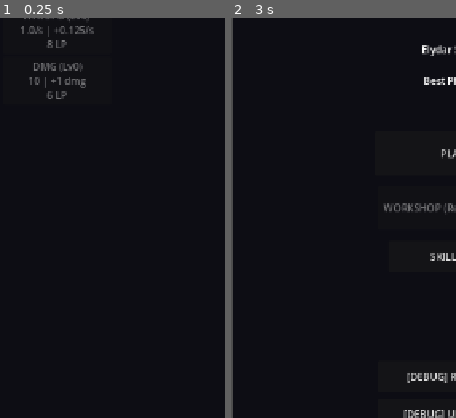
Above: before the commit, frames 1-2 (left to right).
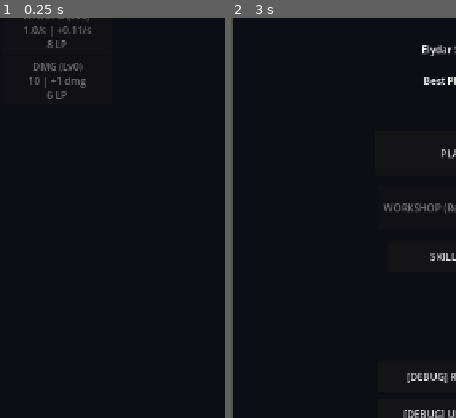
Above: after the commit, the same moments.

Repository: elydarstudio/Base_Defence
Game: Godot game, scene res://Scenes/workshop.tscn
Same seed, same stepped clock (60 frames per second), same inputs: the game is played once before the commit and once after it. This scene is started directly instead of the project's main scene. Sound files missing from this copy of the repository are replaced by a short silence.
Inputs:
- Up to frame 1 (0.25 s): no input
- Up to frame 2 (3 s): click "CORE UPGRADES" at 0.5 s; click "CORE UPGRADES" at 1.25 s; click "CORE UPGRADES" at 2 s; click "MAIN MENU" at 2.75 s
The pictures show only the part of the screen within x 0-50%, y 20-70%; the shares and areas given below are measured in that part.

The runs differ from the first frame. In frame 1, 0.4% of the frame differs, in the area x 9-42%, y 2-5%; in frame 2, nothing differs.

Commit message:
Working on attack speed scaling with Pulse, not finished

Diff:
--- /dev/null
+++ b/base-defence/Scenes/pulse.gd
@@ -0,0 +1,56 @@
+extends Node2D
+
+var radius: float = 0.0
+var max_radius: float = 400.0
+var expand_speed: float = 200.0
+var damage: float = 10.0
+var base_node: Node = null
+var main_node: Node = null
+var bleed_damage: float = 0.0
+var is_rapidfire: bool = false
+var is_crit: bool = false
+var hit_enemies: Array = []
+
+func setup(spd: float, dmg: float, max_rad: float, b: Node, mn: Node, crit: bool, rapidfire: bool, bleed: float):
+	expand_speed = spd
+	damage = dmg
+	max_radius = max_rad
+	base_node = b
+	main_node = mn
+	is_crit = crit
+	is_rapidfire = rapidfire
+	bleed_damage = bleed
+
+func _process(delta):
+	radius += expand_speed * delta
+	_check_hits()
+	queue_redraw()
+	if radius >= max_radius:
+		_dissolve()
+
+func _check_hits():
+	var enemies = get_tree().get_nodes_in_group("enemies")
+	for e in enemies:
+		if e in hit_enemies:
+			continue
+		if not is_instance_valid(e):
+			continue
+		var dist = global_position.distance_to(e.global_position)
+		if dist <= radius:
+			hit_enemies.append(e)
+			var type = "crit" if is_crit else "normal"
+			e.take_damage(damage, type)
+			if bleed_damage > 0.0:
+				e.apply_bleed(bleed_damage, is_crit)
+			MechanicsManager.register_hit(e)
+
+func _draw():
+	# Pulse ring
+	var alpha = 1.0 - (radius / max_radius)
+	draw_arc(Vector2.ZERO, radius, 0, TAU, 64, Color(0.2, 0.5, 1.0, alpha), 2.0)
+	# Aura — permanent ring at max radius, very faint
+	draw_arc(Vector2.ZERO, max_radius, 0, TAU, 64, Color(0.2, 0.5, 1.0, 0.08), 1.5)
+
+func _dissolve():
+	# Spawn particles at edge — visual polish placeholder for now
+	queue_free()
--- /dev/null
+++ b/base-defence/Scenes/pulse.tscn
@@ -0,0 +1,6 @@
+[gd_scene format=3 uid="uid://cvo53e06irxiu"]
+
+[ext_resource type="Script" uid="uid://bememc34ow6lj" path="res://Scenes/pulse.gd" id="1_vpxr1"]
+
+[node name="pulse" type="Node2D" unique_id=1391593384]
+script = ExtResource("1_vpxr1")
--- a/base-defence/Scripts/base.gd
+++ b/base-defence/Scripts/base.gd
@@ -1,4 +1,6 @@
 extends Area2D
+
+var pulse_scene: PackedScene
 
 @export var fire_rate: float = 1.0
 @export var bullet_speed: float = 400.0
@@ -61,7 +63,13 @@
 
 func _process(delta):
 	fire_timer += delta
-	if fire_timer >= 1.0 / fire_rate:
+	var fire_interval: float
+	if SkillManager.get_active_keystone() == SkillManager.TREE_BULWARK:
+		var level = main_node.attack_speed_level if main_node != null else 0
+		fire_interval = max(0.25, 3.0 - (level * 0.015))
+	else:
+		fire_interval = 1.0 / fire_rate
+	if fire_timer >= fire_interval:
 		fire_timer = 0.0
 		_try_shoot()
 
@@ -87,11 +95,11 @@
 				_update_combat_ui()
 
 	# Zap
-	if not is_instance_valid(current_bullet_target):
-		current_bullet_target = null
 	if SkillManager.is_skill_unlocked(SkillManager.TREE_BULWARK, 2):
 		if not is_instance_valid(zap_target) or zap_target == current_bullet_target:
 			zap_target = _get_closest_enemy(current_bullet_target)
+		if not is_instance_valid(current_bullet_target):
+			current_bullet_target = null
 		zap_timer += delta
 		if zap_timer >= shield_regen_interval:
 			zap_timer = 0.0
@@ -145,9 +153,14 @@
 	return total_bleed + zap_committed
 
 func _try_shoot():
+	if SkillManager.get_active_keystone() == SkillManager.TREE_BULWARK:
+		_fire_pulse()
+		return
+	# existing bullet logic unchanged below
 	var target = _get_best_target()
 	if target == null or bullet_scene == null:
 		return
+	# ... rest of existing _try_shoot() unchanged
 	current_bullet_target = target
 	var bullets_en_route = bullets_targeting.get(target, 0)
 	var committed = _get_committed_damage(target)
@@ -245,6 +258,41 @@
 		if main_node != null:
 			main_node.trigger_game_over()
 
+func _fire_pulse():
+	if pulse_scene == null:
+		return
+	var p = pulse_scene.instantiate()
+	get_parent().add_child(p)
+	p.global_position = global_position
+
+	var is_crit = randf() < crit_chance
+	var final_damage = bullet_damage * damage_multiplier
+	if is_crit:
+		final_damage *= crit_damage
+
+	var is_rapidfire = _tick_attack_counter() and SkillManager.barrage_rapidfire_bonus() > 0.0
+	if is_rapidfire:
+		final_damage += final_damage * SkillManager.barrage_rapidfire_bonus()
+
+	var damage_bonuses = MechanicsManager.get_damage_bonuses(self)
+	final_damage += damage_bonuses[0]
+	final_damage *= (1.0 + damage_bonuses[1])
+
+	var bleed = SkillManager.barrage_bleed_dot()
+	var pulse_speed = 80.0 + (fire_rate * 40.0)
+
+	p.setup(
+		pulse_speed,
+		final_damage,
+		detection_radius,
+		self,
+		main_node,
+		is_crit,
+		is_rapidfire,
+		bleed
+	)
+	if main_node: AudioManager.play(AudioManager.sfx_shoot)
+
 func add_shield(amount: float):
 	max_shield += amount
 	shield += amount
--- a/base-defence/Scripts/main.gd
+++ b/base-defence/Scripts/main.gd
@@ -3,6 +3,7 @@
 # ── Scenes ────────────────────────────────────
 var bullet_scene = preload("res://Scenes/projectile.tscn")
 var damage_number_scene = preload("res://Scenes/damage_number.tscn")
+var pulse_scene = preload("res://Scenes/pulse.tscn")
 
 # ── Game Speed ────────────────────────────────
 var speed_index: int = 0
@@ -177,6 +178,7 @@
 	phase = SaveManager.data.get("start_phase", 1)
 	difficulty = (phase - 1) * 10
 	$Base.set_bullet_scene(bullet_scene)
+	$Base.pulse_scene = pulse_scene
 	$Base.set_main(self)
 	$EconomyManager.setup(self)
 	$UpgradeManager.setup(self, $Base)
--- a/base-defence/Scripts/uimanager.gd
+++ b/base-defence/Scripts/uimanager.gd
@@ -11,9 +11,18 @@
 func update_ui():
 	main.get_node("UI/CurrencyLabel").text = "💰 " + str(main.currency) + "  |  ⭐ " + str(main.run_lp)
 	main.get_node("UI/WaveLabel").text = "Wave: " + str(main.wave) + " | Phase: " + str(main.phase)
+	var atk_spd_display: String
+	if SkillManager.get_active_keystone() == SkillManager.TREE_BULWARK:
+		var interval = max(0.25, 3.0 / base.fire_rate)
+		atk_spd_display = str(snappedf(interval, 0.01)) + "s interval"
+	else:
+		atk_spd_display = str(snappedf(base.fire_rate, 0.01)) + "/s"
 	_update_btn(main.get_node("UI/UpgradePanel/ColumnsContainer/ATKColumn/ATKSpdButton"),
 		"ATK SPD", main.attack_speed_level, main.attack_speed_max, main.attack_speed_cost,
-		str(snappedf(base.fire_rate, 0.01)) + "/s")
+		atk_spd_display)
+	_update_btn(main.get_node("UI/UpgradePanel/ColumnsContainer/ATKColumn/ATKSpdButton"),
+		"ATK SPD", main.attack_speed_level, main.attack_speed_max, main.attack_speed_cost,
+		atk_spd_display)
 	_update_btn(main.get_node("UI/UpgradePanel/ColumnsContainer/ATKColumn/DmgButton"),
 		"DMG", main.damage_level, main.damage_max, main.damage_cost,
 		str(10 + main.damage_level))
--- a/base-defence/Scripts/upgrademanager.gd
+++ b/base-defence/Scripts/upgrademanager.gd
@@ -24,7 +24,7 @@
 func calc_atk_spd(level: int) -> float:
 	var rate = 1.0
 	for i in range(level):
-		rate += 0.115 / (1.0 + i * 0.02)
+		rate += 0.115 / (1.0 + i * 0.008)
 	return rate
 
 func calc_regen_spd(level: int) -> float:
--- a/base-defence/Scripts/workshop.gd
+++ b/base-defence/Scripts/workshop.gd
@@ -47,26 +47,26 @@
 }
 
 const STAT_LABELS = {
-	"WFloorAtkSpd": ["ATK SPD", "+0.125/s"],
+	"WFloorAtkSpd": ["ATK SPD", ""],
 	"WFloorDmg": ["DMG", "+1 dmg"],
 	"WFloorDmgMult": ["DMG MULT", "+10%"],
 	"WFloorCritChance": ["CRIT %", "+0.8%"],
 	"WFloorCritDmg": ["CRIT DMG", "+10%"],
 	"WFloorShield": ["SHIELD", "+20"],
-	"WFloorShieldRegen": ["SHLD RGN", "-0.045s interval"],
+	"WFloorShieldRegen": ["SHLD RGN", ""],
 	"WFloorShieldStrength": ["SHLD STR", "+0.4%"],
 	"WFloorShieldMult": ["SHLD MULT", "+10%"],
 	"WFloorEvasion": ["EVASION", "+0.2%"],
 	"WFloorMaxHP": ["MAX HP", "+10"],
 	"WFloorRegenAmt": ["REGEN AMT", "+1hp"],
-	"WFloorRegenSpd": ["REGEN SPD", "-0.045s"],
+	"WFloorRegenSpd": ["REGEN SPD", ""],
 	"WFloorHealMult": ["HEAL MULT", "+10%"],
 	"WFloorHPMult": ["HP MULT", "+10%"],
 	"WFloorGoldPerKill": ["GOLD/KILL", "+1g"],
 	"WFloorGoldMult": ["GOLD MULT", "+5%"],
 	"WFloorLpGain": ["LP GAIN", "+1 LP"],
 	"WFloorLpMult": ["LP MULT", "+5%"],
-	"WFloorLpDrop": ["LP CHANCE", "+0.55%"],
+	"WFloorLpDrop": ["LP CHANCE", ""],
 }
 
 const WORKSHOP_UNLOCK_REQUIREMENTS = {
@@ -167,7 +167,7 @@
 	}
 
 	var current_vals = {
-		"WFloorAtkSpd": str(snappedf(1.0 + (levels["WFloorAtkSpd"] * 0.125), 0.01)) + "/s",
+		"WFloorAtkSpd": str(snappedf(max(0.25, 3.0 / calc_atk_spd(levels["WFloorAtkSpd"])), 0.01)) + "s interval" if SkillManager.get_active_keystone() == SkillManager.TREE_BULWARK else str(snappedf(calc_atk_spd(levels["WFloorAtkSpd"]), 0.01)) + "/s",
 		"WFloorDmg": str(10 + levels["WFloorDmg"]),
 		"WFloorDmgMult": "+" + str(levels["WFloorDmgMult"] * 10) + "%",
 		"WFloorCritChance": str(snappedf(levels["WFloorCritChance"] * 0.8, 0.1)) + "%",
@@ -189,6 +189,13 @@
 		"WFloorLpDrop": str(snappedf(calc_drop_chance(levels["WFloorLpDrop"]) * 100, 0.1)) + "%",
 	}
 
+	var dynamic_gains = {
+		"WFloorAtkSpd": "-" + str(snappedf(max(0.25, 3.0 / calc_atk_spd(levels["WFloorAtkSpd"])) - max(0.25, 3.0 / calc_atk_spd(levels["WFloorAtkSpd"] + 1)), 0.01)) + "s" if SkillManager.get_active_keystone() == SkillManager.TREE_BULWARK else "+" + str(snappedf(calc_atk_spd(levels["WFloorAtkSpd"] + 1) - calc_atk_spd(levels["WFloorAtkSpd"]), 0.01)) + "/s",
+		"WFloorShieldRegen": "-" + str(snappedf(calc_regen_spd(levels["WFloorShieldRegen"]) - calc_regen_spd(levels["WFloorShieldRegen"] + 1), 0.001)) + "s",
+		"WFloorRegenSpd": "-" + str(snappedf(calc_regen_spd(levels["WFloorRegenSpd"]) - calc_regen_spd(levels["WFloorRegenSpd"] + 1), 0.001)) + "s",
+		"WFloorLpDrop": "+" + str(snappedf((calc_drop_chance(levels["WFloorLpDrop"] + 1) - calc_drop_chance(levels["WFloorLpDrop"])) * 100, 0.001)) + "%",
+	}
+
 	for btn_name in levels:
 		var level = levels[btn_name]
 		var base_cost = COSTS[btn_name]
@@ -199,7 +206,8 @@
 		var btn = _find_button(btn_name)
 		if btn == null:
 			continue
-		btn.text = label + " (Lv" + str(level) + ")\n" + current + " | " + per_level + "\n" + str(cost) + " LP"
+		var display_per_level = dynamic_gains.get(btn_name, per_level)
+		btn.text = label + " (Lv" + str(level) + ")\n" + current + " | " + display_per_level + "\n" + str(cost) + " LP"
 		btn.disabled = lp < cost
 
 func _find_button(btn_name: String) -> Button:
@@ -280,6 +288,12 @@
 		chance += 0.008 / (1.0 + i * 0.03)
 	return min(0.60, chance)
 
+func calc_atk_spd(level: int) -> float:
+	var rate = 1.0
+	for i in range(level):
+		rate += 0.115 / (1.0 + i * 0.008)
+	return rate
+
 func _on_core_tab_pressed():
 	$CoreContent.visible = true
 	$SkillContent.visible = false
Not shown, added: base-defence/Scenes/pulse.gd.uid
